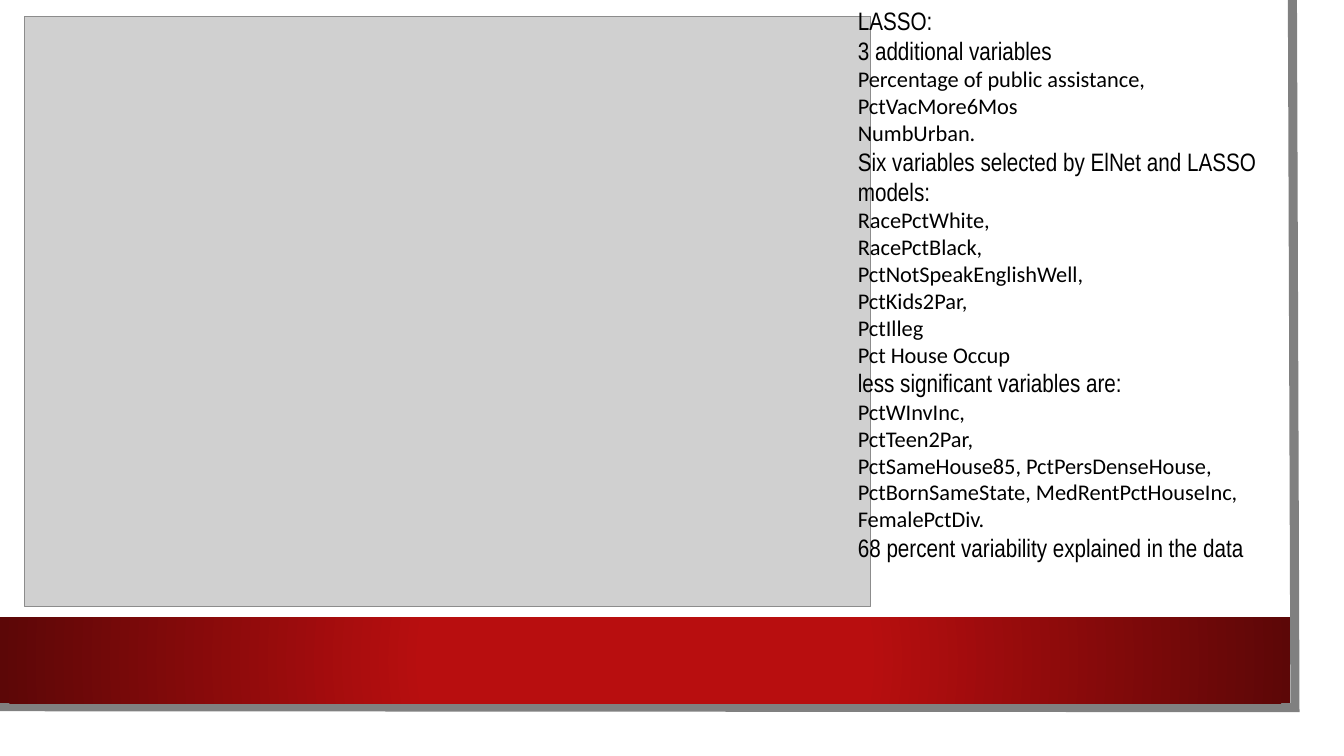
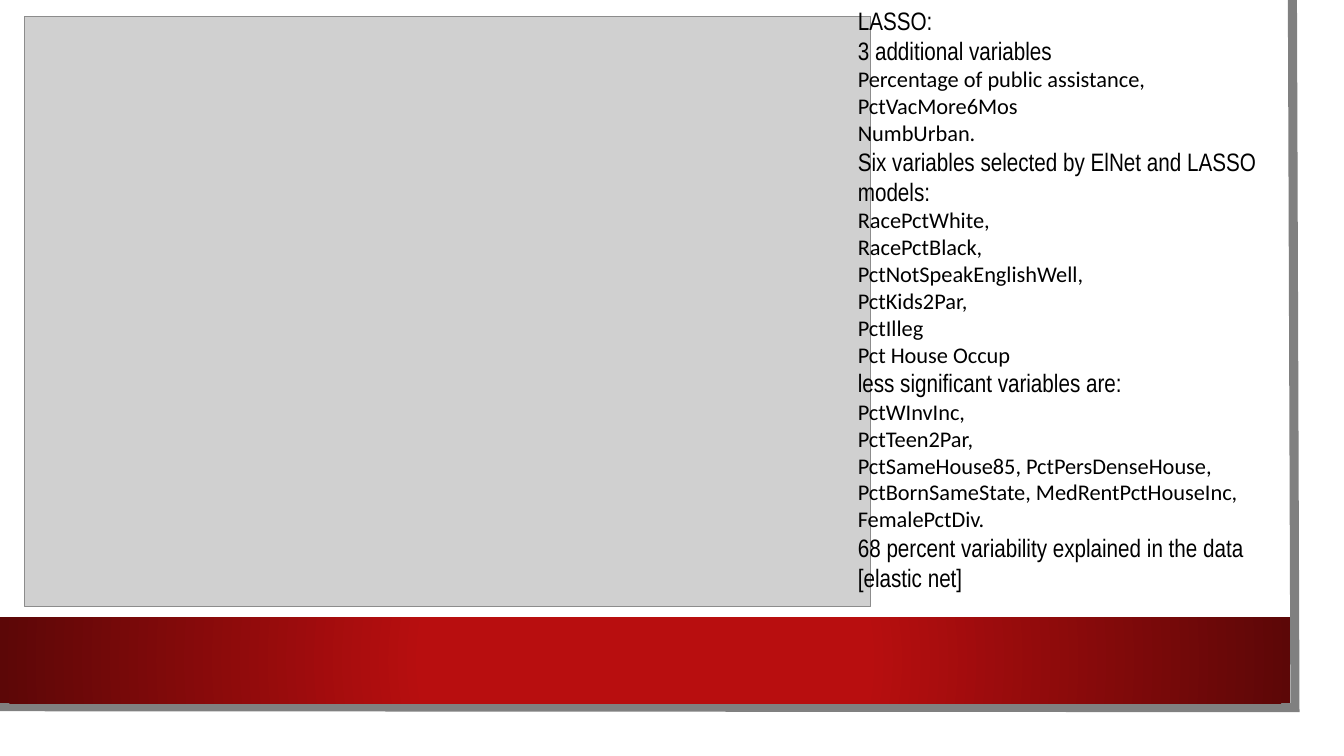
Before and after one commit to odojoachim/USACrimeRegression, a slide deck: slide 14 of AdvancedRegressionTechniques.pptx. Drawn at 1344x756 pixels with LibreOffice and Linux fonts; fonts in the diff are those of the drawing; grey boxes stand for pictures; background and template pictures are left out. Boxes give left, top, right and bottom in pixels: in the first picture for what was removed or moved away, otherwise in the second. Text is boxed around its words. In the diff, an @@ line names an element or a change of style, - is before the commit and + after.

```diff
--- a/AdvancedRegressionTechniques.pptx
+++ b/AdvancedRegressionTechniques.pptx
@@ text at bbox=[858, 536, 1243, 593]: text changed @@
-68 percent variability explained in the data
+68 percent variability explained in the data [elastic net]
```
Also in this commit, not shown: 6 other slides changed, 2 slides added, 2 slides removed.
